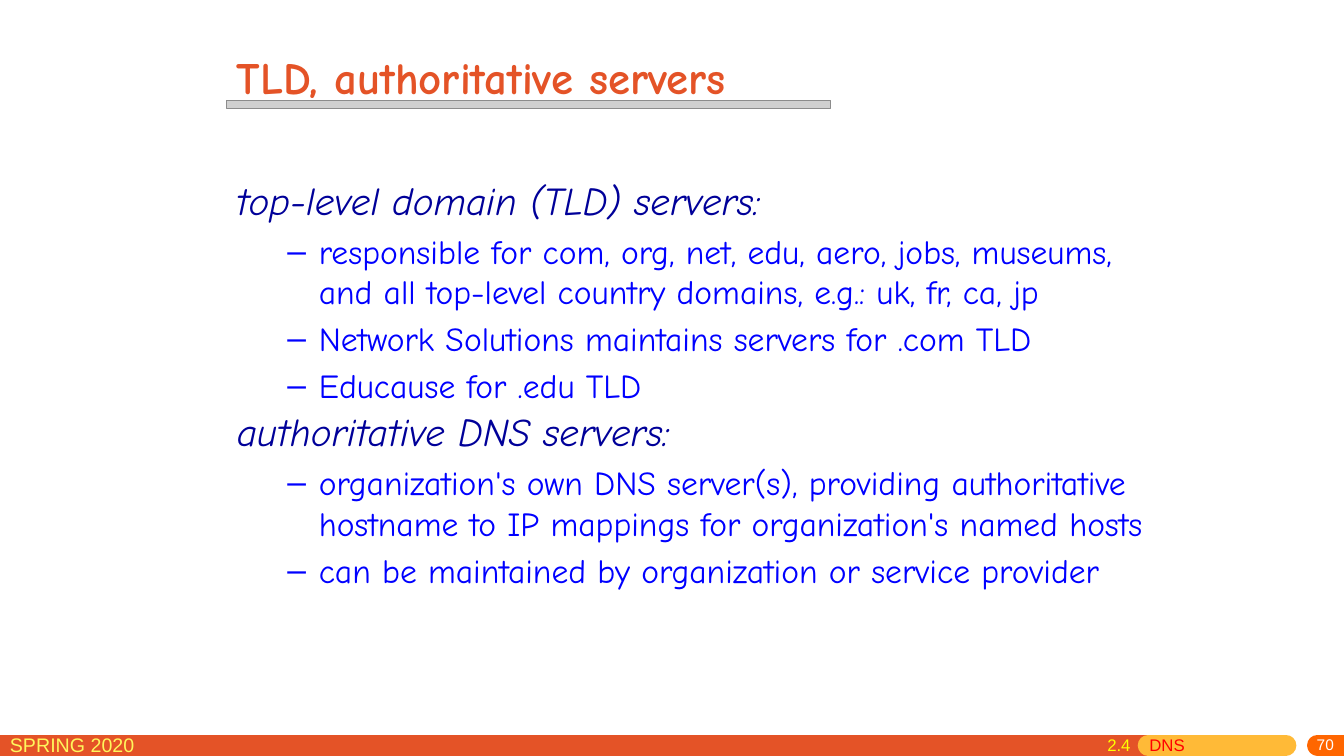
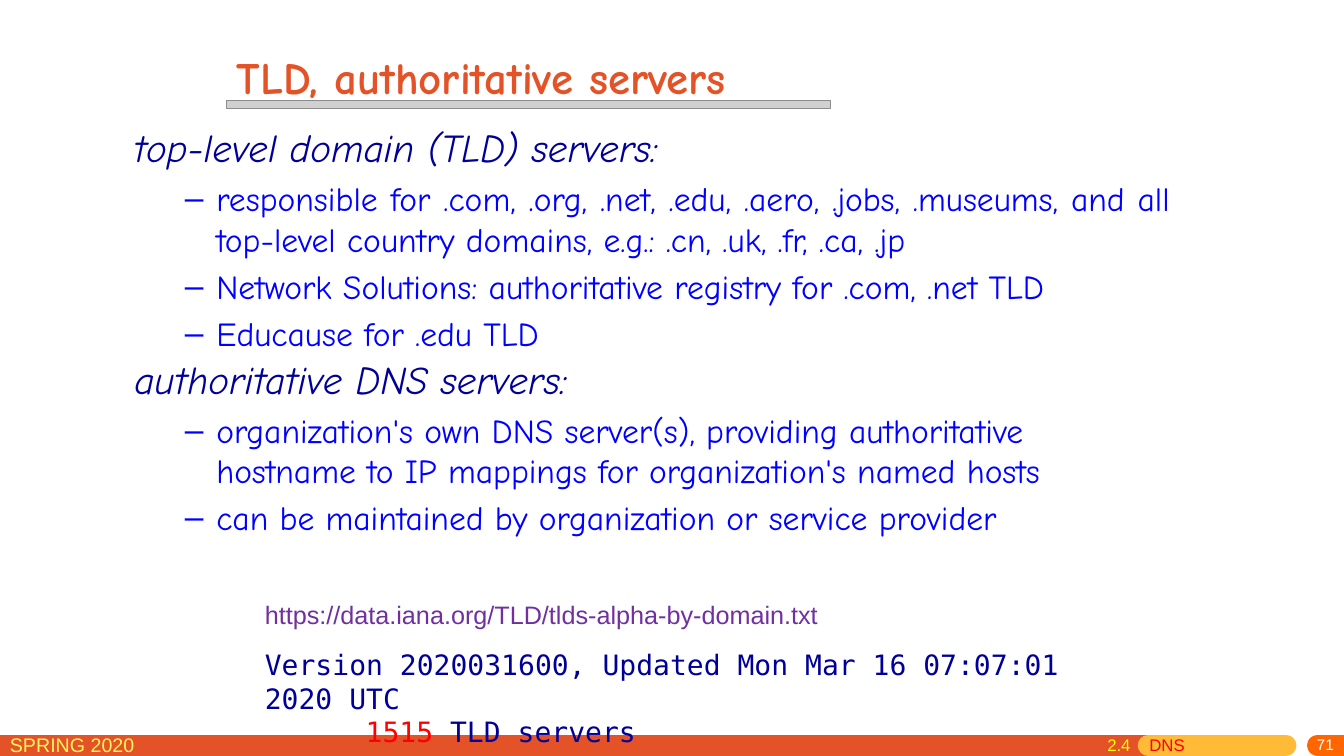
Before and after one commit to network-distributed/presentations, a slide deck: slide 71 of chapter2.pptx (slide 70 before the commit). Drawn at 1344x756 pixels with LibreOffice and Linux fonts; fonts in the diff are those of the drawing; grey boxes stand for pictures. Boxes give left, top, right and bottom in pixels: in the first picture for what was removed or moved away, otherwise in the second. Text is boxed around its words. In the diff, an @@ line names an element or a change of style, - is before the commit and + after.

```diff
--- a/chapter2.pptx
+++ b/chapter2.pptx
@@ text "top-level domain (TLD) servers:": place and size @@
-text "top-level domain (TLD) servers:" at [237,184,1142,590]
+text "top-level domain (TLD) servers:" at [134,131,1170,537]
@@ text at [216,188,1170,306]: text changed @@
-  – responsible for com, org, net, edu, aero, jobs, museums, and all top-level country domains, e.g.: uk, fr, ca, jp
-  – Network Solutions maintains servers for .com TLD
+  – responsible for .com, .org, .net, .edu, .aero, .jobs, .museums, and all top-level country domains, e.g.: .cn, .uk, .fr, .ca, .jp
+  – Network Solutions: authoritative registry for .com, .net TLD
@@ text added at [265,605,818,629], 18 pt, text #7030A0 @@
+https://data.iana.org/TLD/tlds-alpha-by-domain.txt
@@ text added at [265,653,1058,749], 20 pt, text #000099 @@
+Version 2020031600, Updated Mon Mar 16 07:07:01 2020 UTC
+1515 TLD servers
@@ page number at [1317,739,1334,750]: text changed @@
-70
+71
```
Also in this commit, not shown: 18 other slides changed, 1 slide added, 1 other file.
